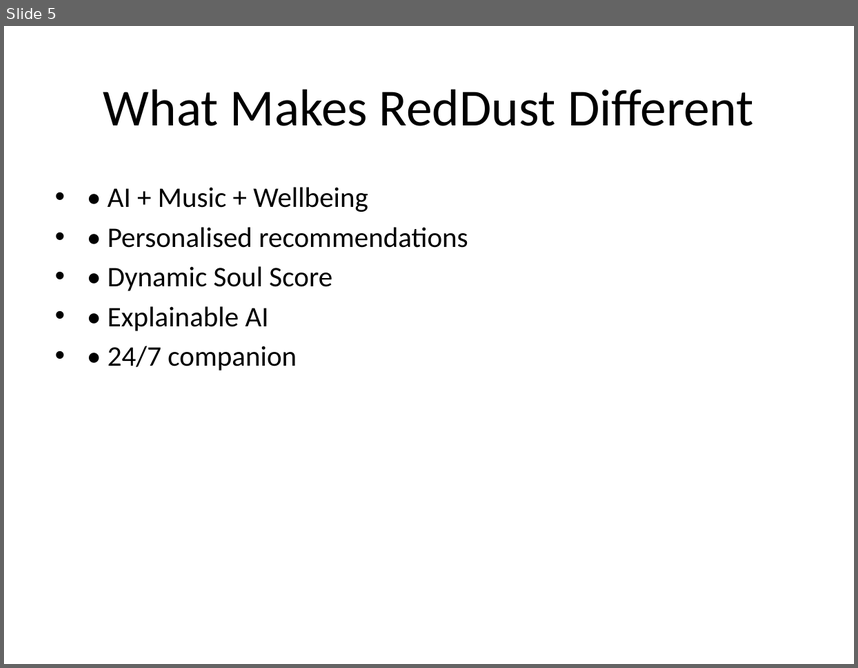
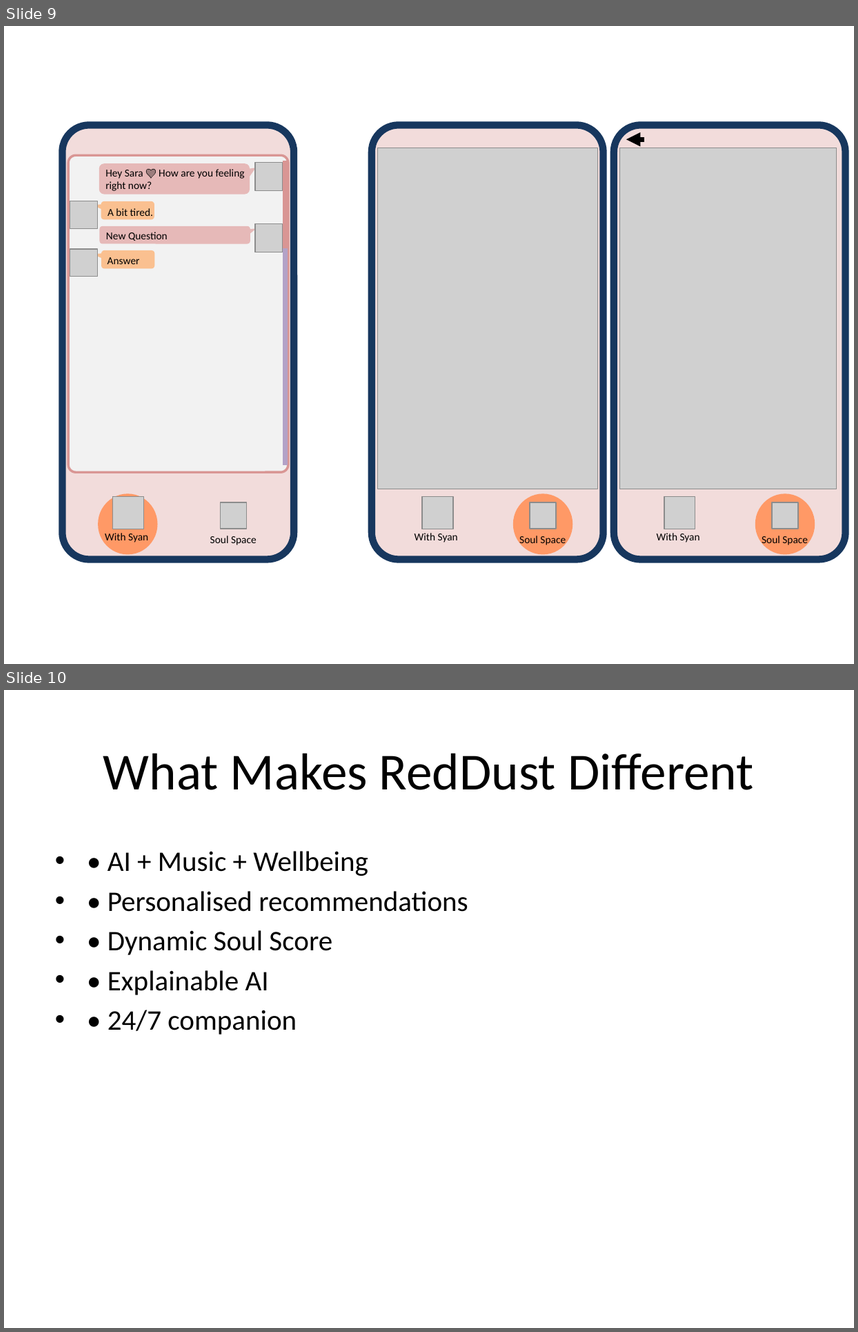
Before and after one commit to anodiamadmin/RedDust, a slide deck: ProductDesign/CustomerResearchIntroductionPresentation.pptx. Shown one above the other, each under a label of ours: slide 5 before the commit, slides 9 and 10 after it. The pictures are 858x668 and 858x1332 pixels, drawn with LibreOffice and Linux fonts; fonts in the diff are those of the drawing; grey boxes stand for pictures. Boxes give left, top, right and bottom in pixels: in the first picture for what was removed or moved away, otherwise in the second. Text is boxed around its words. In the diff, an @@ line names an element or a change of style, - is before the commit and + after.

```diff
--- a/ProductDesign/CustomerResearchIntroductionPresentation.pptx
+++ b/ProductDesign/CustomerResearchIntroductionPresentation.pptx
@@ slide 9 added at (4, 26, 854, 664), background #FFFFFF @@
@@ rounded rectangle added at (63, 125, 294, 559), fill #F2DCDB, outline #17375E 6 pt @@
@@ rounded rectangle added at (372, 125, 604, 559), fill #F2DCDB, outline #17375E 6 pt @@
@@ rounded rectangle added at (613, 125, 846, 559), fill #F2DCDB, outline #17375E 6 pt @@
@@ picture added at (378, 147, 598, 488) @@
@@ picture added at (620, 147, 837, 488) @@
@@ arrow added from (644, 139) to (626, 139), #000000 4 pt @@
@@ rounded rectangle added at (69, 155, 289, 472), fill #F2F2F2, outline #D99694 2 pt @@
@@ rounded speech box added at (99, 163, 249, 194), fill #E6B9B8 @@
@@ text added at (105, 169, 245, 191), 9 pt, text #000000 @@
+Hey Sara 💜 How are you feeling right now?
@@ picture added at (254, 162, 282, 190) @@
@@ line added from (286, 161) to (286, 272), #D99694 4 pt @@
@@ picture added at (70, 201, 98, 228) @@
@@ rounded speech box added at (101, 201, 154, 219), fill #FAC090 @@
@@ text added at (107, 208, 153, 216), 9 pt, text #000000 @@
+A bit tired.
@@ rounded speech box added at (100, 226, 250, 243), fill #E6B9B8 @@
@@ text added at (106, 232, 168, 241), 9 pt, text #000000 @@
+New Question
@@ picture added at (254, 224, 282, 252) @@
@@ picture added at (70, 249, 98, 276) @@
@@ rounded speech box added at (101, 250, 154, 268), fill #FAC090 @@
@@ line added from (286, 248) to (286, 465), #B3A2C7 4 pt @@
@@ text added at (107, 257, 140, 264), 9 pt, text #000000 @@
+Answer
@@ group added at (99, 494, 257, 554): 2 texts, 2 pictures, 1 ellipse @@
+With Syan
+Soul Space
@@ group added at (415, 494, 573, 554): 2 texts, 2 pictures, 1 ellipse @@
+With Syan
+Soul Space
@@ group added at (657, 494, 815, 554): 2 texts, 2 pictures, 1 ellipse @@
+With Syan
+Soul Space
@@ what was slide 5 is now slide 10 @@
```
Also in this commit, not shown: 1 slide changed, 4 other slides added, 3 other files.
